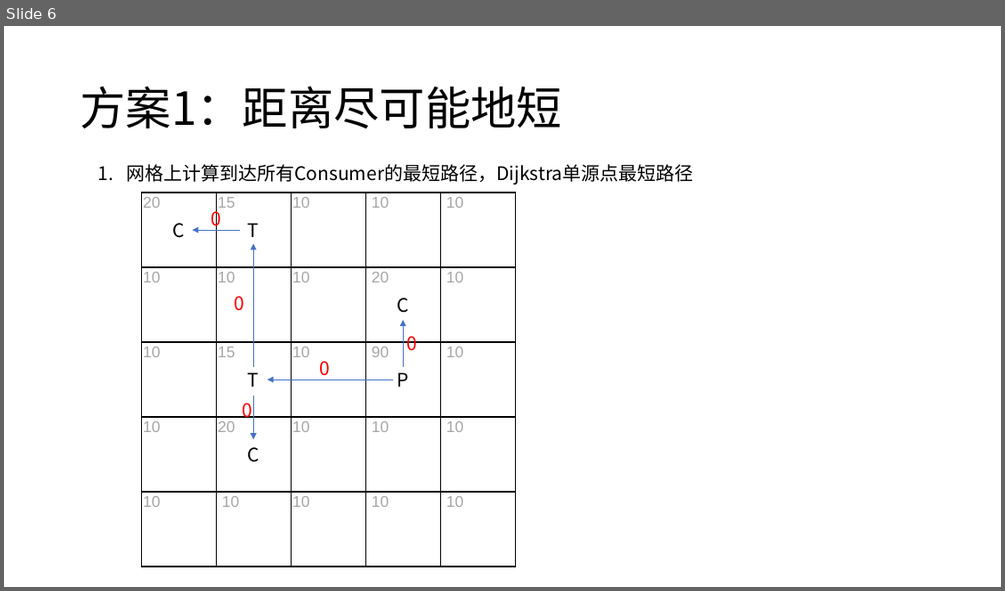
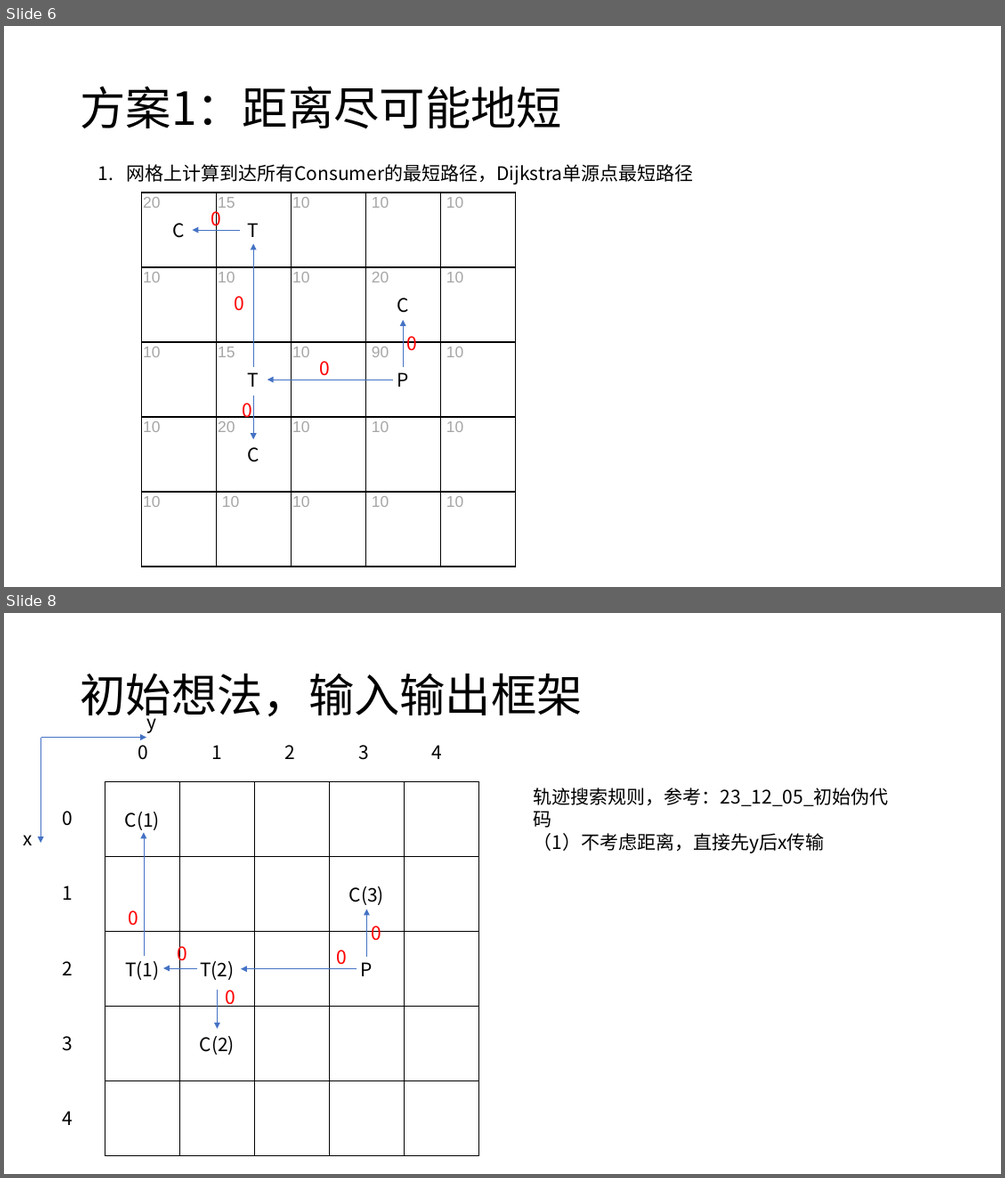
Before and after one commit to HuangDDU/hzy_algorithm, a slide deck: huawei/示例输入输出.pptx. Shown one above the other, each under a label of ours: slide 6 before the commit, slides 6 and 8 after it; the slides between them are not shown. The pictures are 1005x591 and 1005x1178 pixels, drawn with LibreOffice and Linux fonts; fonts in the diff are those of the drawing. Boxes give left, top, right and bottom in pixels: in the first picture for what was removed or moved away, otherwise in the second. Text is boxed around its words. In the diff, an @@ line names an element or a change of style, - is before the commit and + after.

Commit message:
输出输出实现

```diff
--- a/huawei/示例输入输出.pptx
+++ b/huawei/示例输入输出.pptx
@@ slide 8 added at <box>4,613,1001,1174</box>, background #FFFFFF @@
@@ title added at <box>80,673,582,723</box>, 44 pt, text #000000 @@
+初始想法，输入输出框架
@@ text added at <box>146,710,156,733</box>, 18 pt, text #000000 @@
+y
@@ arrow added from (40, 737) to (40, 843), #4472C4 0.5 pt @@
@@ arrow added from (40, 737) to (146, 737), #4472C4 0.5 pt @@
@@ text added at <box>138,745,149,760</box>, 18 pt, text #000000 @@
+0
@@ text added at <box>211,745,222,759</box>, 18 pt, text #000000 @@
+1
@@ text added at <box>285,745,296,759</box>, 18 pt, text #000000 @@
+2
@@ text added at <box>358,745,369,760</box>, 18 pt, text #000000 @@
+3
@@ text added at <box>432,745,443,759</box>, 18 pt, text #000000 @@
+4
@@ text added at <box>534,787,889,853</box>, 18 pt, text #000000 @@
+轨迹搜索规则，参考：23_12_05_初始伪代码
+（1）不考虑距离，直接先y后x传输
@@ text added at <box>63,811,73,826</box>, 18 pt, text #000000 @@
+0
@@ text added at <box>23,835,32,845</box>, 18 pt, text #000000 @@
+x
@@ text added at <box>63,885,73,900</box>, 18 pt, text #000000 @@
+1
@@ text added at <box>128,910,138,925</box>, 18 pt, text #FF0000 @@
+0
@@ text added at <box>371,925,381,941</box>, 18 pt, text #FF0000 @@
+0
@@ text added at <box>178,941,188,965</box>, 18 pt, text #FF0000 @@
+0
@@ text added at <box>336,949,347,969</box>, 18 pt, text #FF0000 @@
+0
@@ text added at <box>63,961,73,975</box>, 18 pt, text #000000 @@
+2
@@ group added at <box>105,782,479,1156</box>: 25 rectangles, 5 arrows @@
+C(1)
+C(3)
+T(1)
+T(2)
+P
+C(2)
@@ text added at <box>226,989,236,1006</box>, 18 pt, text #FF0000 @@
+0
@@ text added at <box>63,1036,73,1051</box>, 18 pt, text #000000 @@
+3
@@ text added at <box>63,1111,73,1125</box>, 18 pt, text #000000 @@
+4
```
Also in this commit, not shown: 1 slide changed, 5 other slides added, 10 other files.
